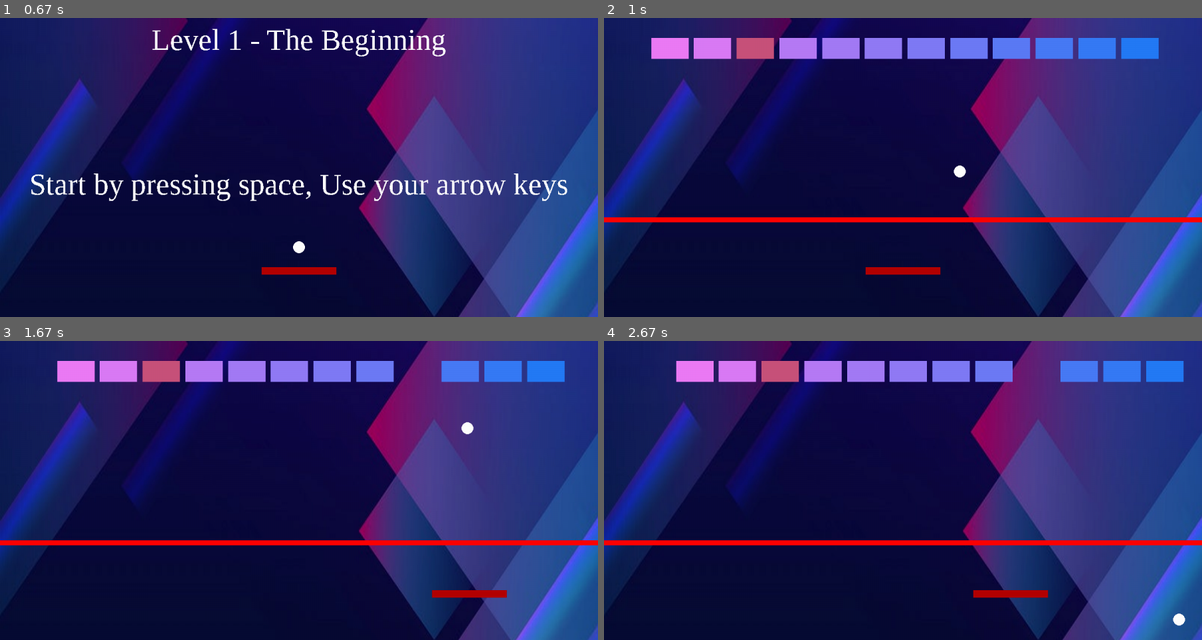
Above: before the commit, frames 1-4 (two rows, left to right).
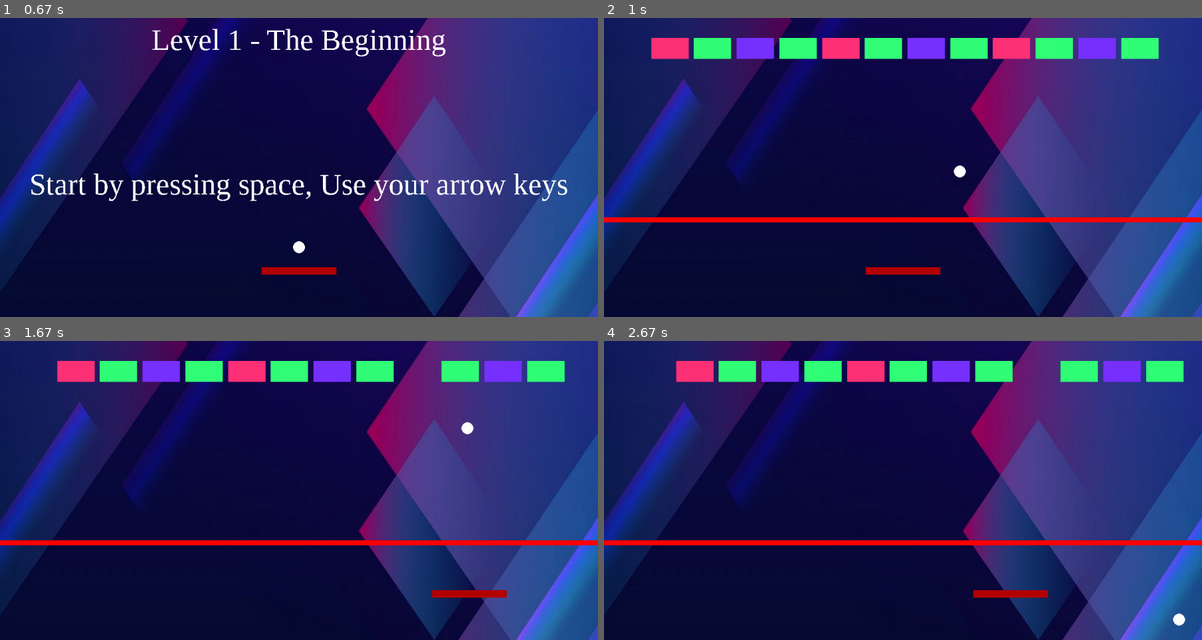
Above: after the commit, the same moments.

Repository: Kevin333221/INF-1400
Game: pygame game, started from Main.py
Same seed, same stepped clock (60 frames per second), same inputs: the game is played once before the commit and once after it.
Inputs:
- Up to frame 1 (0.67 s): click "Start" at 0.38 s
- Up to frame 2 (1 s): tap Space at 0.67 s
- Up to frame 3 (1.67 s): hold Right 1-1.47 s; tap Space at 1.07, 1.37, 1.57 s; hold Right from 1.5 s (still down)
- Up to frame 4 (2.67 s): tap Space at 1.87, 2.07, 2.37 s; release Right at 1.97 s; hold Left 2-2.53 s

Frame 1 is identical in both runs. In frame 2, 5.4% of the frame differs, in the area x 7-93%, y 6-14%; in frame 3, 4.9%; in frame 4, 5.0%.

Commit message:
Made coloring on harder enemies

Diff:
--- a/Ball.py
+++ b/Ball.py
@@ -17,6 +17,7 @@
         self.dead = False
         self.speed = self.speed
         self.color = color
+        self.toughness = 1
 
     def draw(self, surface):
         pygame.draw.circle(surface, self.color, self.pos, self.r)
--- a/Enemies.py
+++ b/Enemies.py
@@ -3,14 +3,15 @@
 
 class basic_enemy:
     dir_right = True
-    def __init__(self, screen_w, screen_h, xpos, ypos, width, height, color):
+    color = (255, 50, 120)
+
+    def __init__(self, screen_w, screen_h, xpos, ypos, width, height):
         self.screen_w = screen_w
         self.screen_h = screen_h
         self.pos = Vector2(xpos, ypos)
         self.w = width
         self.h = height
         self.health = 1
-        self.color = color
         self.xspeed = 0.5
         self.line_of_death = 200
         self.h_change = screen_h/50
@@ -31,7 +32,13 @@
             self.pos.x -= self.xspeed
 
 class harder_enemy(basic_enemy):
-    def __init__(self, screen_w, screen_h, xpos, ypos, width, height, color):
-        super().__init__(screen_w, screen_h, xpos, ypos, width, height, color)
-        self.color = color
+    color = (50, 255, 120)
+    def __init__(self, screen_w, screen_h, xpos, ypos, width, height):
+        super().__init__(screen_w, screen_h, xpos, ypos, width, height)
         self.health = 2
+
+class even_harder_enemy(basic_enemy):
+    color = (120, 50, 255)
+    def __init__(self, screen_w, screen_h, xpos, ypos, width, height):
+        super().__init__(screen_w, screen_h, xpos, ypos, width, height)
+        self.health = 3
--- a/Main.py
+++ b/Main.py
@@ -6,7 +6,7 @@
 import Player
 import Enemies
 import Ball
-from Powerup import More_Balls, Stronger_Ball, Ghost_Ball
+from Powerup import More_Balls, Powerups, Stronger_Ball, Ghost_Ball
 import precode
 from pygame import K_ESCAPE, Vector2
 
@@ -62,6 +62,17 @@
 def enemies_create(array_with_enemies):
     global running
 
+    def enemy_check(enemy, enemy_ypos, counter):
+        if enemy.pos.y + 50 < screen_h - enemy.line_of_death:
+            if enemy.pos.x + enemy.w + scale < screen_w:
+                counter += 1
+            else:
+                enemy.pos.x = enemy_spawn_shift
+                enemy.pos.y += enemy_height + 10
+                enemy_ypos += enemy_height + 10
+                counter = 1
+        return enemy, enemy_ypos, counter
+
     counter = 0
     enemy_width = 110
 
@@ -96,32 +107,16 @@
                 enemy_ypos += enemy_height + 10
                 counter = 1
         elif x == 1:
-            enemy = Enemies.basic_enemy(screen_w, screen_h, enemy_xpos + enemy_spawn_shift, enemy_ypos, enemy_width - 10, enemy_height, 0)
-            if enemy.pos.y + 50 < screen_h - enemy.line_of_death:
-                if enemy.pos.x + enemy.w + scale < screen_w:
-                    counter += 1
-                else:
-                    enemy.pos.x = enemy_spawn_shift
-                    enemy.pos.y += enemy_height + 10
-                    enemy_ypos += enemy_height + 10
-                    counter = 1
-            colorR = map(screen_w - enemy.pos.x, 0, screen_w, 0, 255)
-            colorG = map(screen_h - enemy.pos.y, 0, screen_h - 20, 0, 255)
-            enemy.color = (colorR, colorG/2, colorG)
+            enemy = Enemies.basic_enemy(screen_w, screen_h, enemy_xpos + enemy_spawn_shift, enemy_ypos, enemy_width - 10, enemy_height)
+            enemy, enemy_ypos, counter = enemy_check(enemy, enemy_ypos, counter)
             bots.append(enemy)
         elif x == 2:
-            enemy = Enemies.harder_enemy(screen_w, screen_h, enemy_xpos + enemy_spawn_shift, enemy_ypos, enemy_width - 10, enemy_height, 0)
-            if enemy.pos.y + 50 < screen_h - enemy.line_of_death:
-                if enemy.pos.x + enemy.w + scale < screen_w:
-                    counter += 1
-                else:
-                    enemy.pos.x = enemy_spawn_shift
-                    enemy.pos.y += enemy_height + 10
-                    enemy_ypos += enemy_height + 10
-                    counter = 1
-            colorR = map(screen_w - enemy.pos.x, 0, screen_w, 0, 255)
-            colorG = map(screen_h - enemy.pos.y, 0, screen_h - 20, 0, 255)
-            enemy.color = (colorR, colorG/3, colorG/2)
+            enemy = Enemies.harder_enemy(screen_w, screen_h, enemy_xpos + enemy_spawn_shift, enemy_ypos, enemy_width - 10, enemy_height)
+            enemy, enemy_ypos, counter = enemy_check(enemy, enemy_ypos, counter)
+            bots.append(enemy)
+        elif x == 3:
+            enemy = Enemies.even_harder_enemy(screen_w, screen_h, enemy_xpos + enemy_spawn_shift, enemy_ypos, enemy_width - 10, enemy_height)
+            enemy, enemy_ypos, counter = enemy_check(enemy, enemy_ypos, counter)
             bots.append(enemy)
         else:
             print("Invalid ID")
@@ -200,6 +195,7 @@
 
 # Powerups
 def powerups(balls, powerups_list, user):
+
     for power in powerups_list:
         power.draw(screen, power.IMG)
         power.update()
@@ -208,14 +204,18 @@
             powerups_list.remove(power)
 
         if power.pos.x >= user.pos.x and power.pos.x <= user.pos.x + user.w and power.pos.y >= user.pos.y and power.pos.y <= user.pos.y + user.h:
+            # If the user picks up, Add more balls
             if isinstance(power, More_Balls):
                 for ball in balls:
                     new_ball = Ball.Multiple_balls(screen_w, screen_h, (255, 255, 255), ball.pos, (ball.dir.x  - random.randint(-2, 2), ball.dir.y))
                 balls.append(new_ball)
+                # If user picks up, Make the ball stronger
             if isinstance(power, Stronger_Ball):
                 for ball in balls:
-                    ball.color = (255, 100, 255)
+                    ball.toughness += 1
+                    ball.color = (255, 255 - 50*ball.toughness, 255)
             if isinstance(power, Ghost_Ball):
+                # If the user picks up, make the ball a Ghost ball (Ignore bounce reflect for some time)
                 print("Ghost Ball")
             powerups_list.remove(power)
 
@@ -245,24 +245,35 @@
 
                 ball_bounce.play()
                 ball.dir = hits_an_enemy * ball.speed
-                enemies.remove(x)
+                if x in enemies:
+                    enemies.remove(x)
+                else:
+                    print("Enemy is not in the list")
 
             if hits_an_enemy and x.health == 2:
                 ball_bounce.play()
                 ball.dir = hits_an_enemy * ball.speed
-                colorR = map(screen_w - x.pos.x, 0, screen_w, 0, 255)
-                colorG = map(screen_h - x.pos.y, 0, screen_h - 20, 0, 255)
-                x.color = (colorR, colorG/2, colorG)
-                x.health -= 1
-            else:
-                if x.pos.x + x.w >= x.screen_w:
-                    Enemies.basic_enemy.dir_right = False
-                    for y in enemies:
-                        y.pos.y += y.h_change
-                if x.pos.x <= 0:
-                    Enemies.basic_enemy.dir_right = True
-                    for y in enemies:
-                        y.pos.y += y.h_change
+                x.color = Enemies.basic_enemy.color
+                x.health -= ball.toughness
+                if x.health <= 0:
+                    enemies.remove(x)
+
+            if hits_an_enemy and x.health == 3:
+                ball_bounce.play()
+                ball.dir = hits_an_enemy * ball.speed
+                x.color = Enemies.harder_enemy.color
+                x.health -= ball.toughness
+                if x.health <= 0:
+                    enemies.remove(x)
+
+            if x.pos.x + x.w >= x.screen_w:
+                Enemies.basic_enemy.dir_right = False
+                for y in enemies:
+                    y.pos.y += y.h_change
+            if x.pos.x <= 0:
+                Enemies.basic_enemy.dir_right = True
+                for y in enemies:
+                    y.pos.y += y.h_change
 
             x.update()
             x.draw(screen)
@@ -388,7 +399,7 @@
     if x == 1:
         level1_BG = ('Levels_BG/Level1.jpg')
         level1_title = ("Level 1 - The Beginning")
-        init_level_of_your_choice(level1_BG, level1_title, level1_song, [1, 1, 2, 1, 1, 1, 1, 1, 1, 1, 1, 1], 2)
+        init_level_of_your_choice(level1_BG, level1_title, level1_song, [1, 2, 3, 2, 1, 2, 3, 2, 1, 2, 3, 2], 2)
 
     elif x == 2:
         level2_BG = ('Levels_BG/Level2.jpg')
@@ -407,11 +418,10 @@
                                                                          1, 0, 1, 0, 1, 1, 1, 1, 0, 1, 0, 1], 5)
     elif x == 5:
         level5_BG = ('Levels_BG/Level5.jpg')
-        level5_title = ("Level 5 - Stygging")
+        level5_title = ("Level 5 - Formation")
         init_level_of_your_choice(level5_BG, level5_title, level5_song, [1, 1, 0, 0, 2, 0, 0, 2, 0, 0, 1, 1,
                                                                          0, 0, 1, 1, 0, 2, 2, 0, 1, 1, 0, 0,
                                                                          0, 0, 0, 0, 1, 1, 1, 1, 0, 0, 0, 0], 0)
-
     else:
         winning_screen()
 
@@ -802,6 +812,9 @@
                     exit_menu()
         pygame.display.update()
 
+
+timer_event = pygame.USEREVENT+1
+pygame.time.set_timer(timer_event, 1000)
 clock = pygame.time.Clock()
 running = True
 click.set_volume(0.5)
--- a/Powerup.py
+++ b/Powerup.py
@@ -26,6 +26,7 @@
         self.IMG = pygame.transform.smoothscale(pygame.image.load('Sprites/polygon.png'), (self.r*2, self.r*2))
 
 class Ghost_Ball(Powerups):
+    counter = 10
     def __init__(self, screen_w, screen_h, enemy_pos):
         super().__init__(screen_w, screen_h, enemy_pos)
         self.IMG = pygame.transform.smoothscale(pygame.image.load('Sprites/triangle.png'), (self.r*2, self.r*2))
